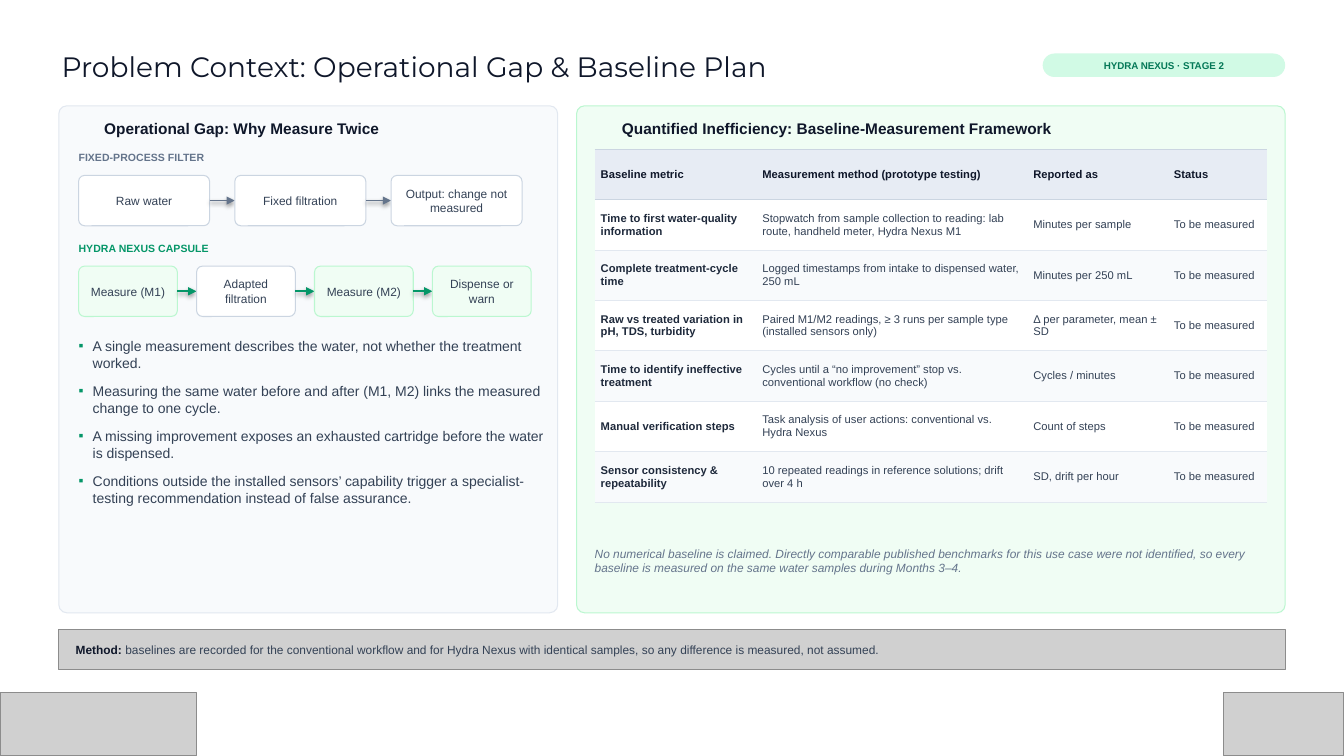
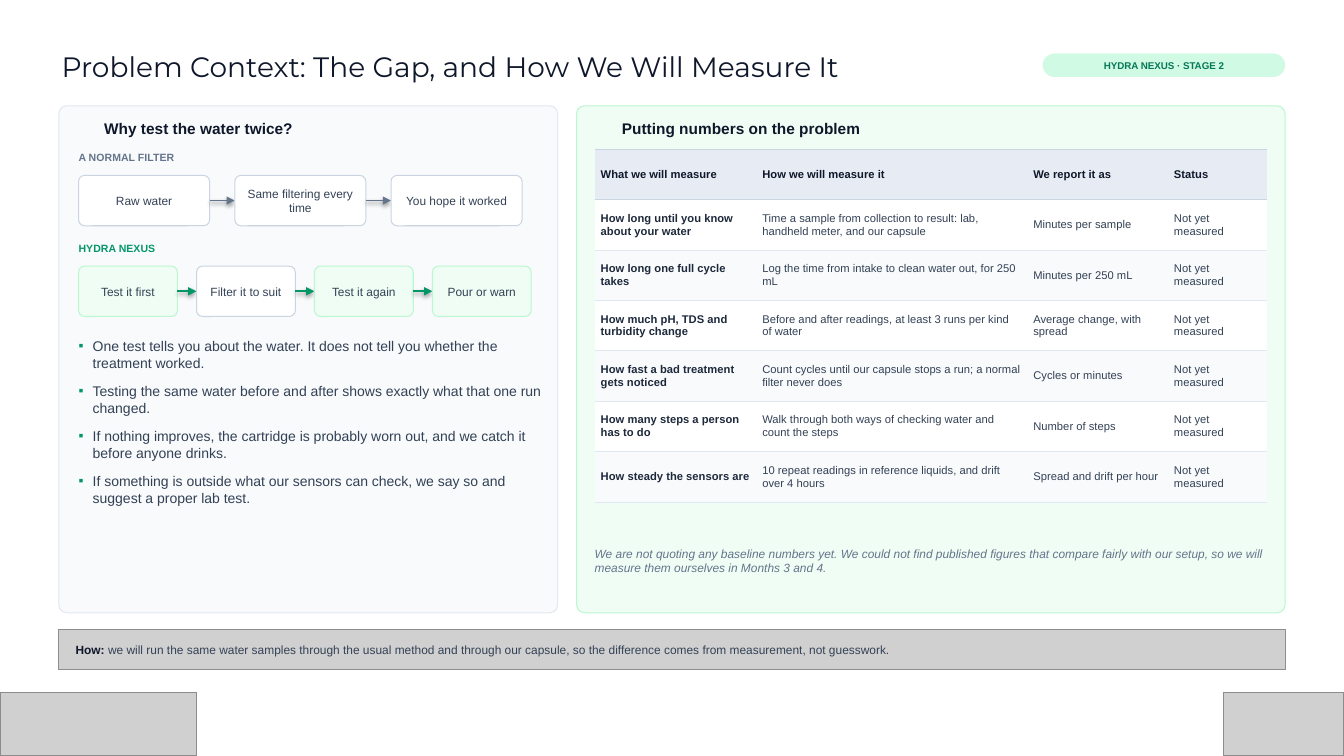
Before and after one commit to Abishekkishore-byte/hydra-nexus, a slide deck: slide 3 of docs/Hydra_Nexus_Vishwakarma_Stage2_Submission.pptx. Drawn at 1344x756 pixels with LibreOffice and Linux fonts; fonts in the diff are those of the drawing; grey boxes stand for pictures; background and template pictures are left out. Boxes give left, top, right and bottom in pixels: in the first picture for what was removed or moved away, otherwise in the second. Text is boxed around its words. In the diff, an @@ line names an element or a change of style, - is before the commit and + after.

```diff
--- a/docs/Hydra_Nexus_Vishwakarma_Stage2_Submission.pptx
+++ b/docs/Hydra_Nexus_Vishwakarma_Stage2_Submission.pptx
@@ title at <box>62,56,839,83</box>: text changed @@
-Problem Context: Operational Gap & Baseline Plan
+Problem Context: The Gap, and How We Will Measure It
@@ text at <box>104,123,293,137</box>: text changed @@
-Operational Gap: Why Measure Twice
+Why test the water twice?
@@ table at <box>595,149,1267,502</box> @@
-row 1: Baseline metric | Measurement method (prototype testing) | Reported as | Status
+row 1: What we will measure | How we will measure it | We report it as | Status
-row 2: Time to first water-quality information | Stopwatch from sample collection to reading: lab route, handheld meter, Hydra Nexus M1 | Minutes per sample | To be measured
+row 2: How long until you know about your water | Time a sample from collection to result: lab, handheld meter, and our capsule | Minutes per sample | Not yet measured
-row 3: Complete treatment-cycle time | Logged timestamps from intake to dispensed water, 250 mL | Minutes per 250 mL | To be measured
+row 3: How long one full cycle takes | Log the time from intake to clean water out, for 250 mL | Minutes per 250 mL | Not yet measured
-row 4: Raw vs treated variation in pH, TDS, turbidity | Paired M1/M2 readings, ≥ 3 runs per sample type (installed sensors only) | Δ per parameter, mean ± SD | To be measured
+row 4: How much pH, TDS and turbidity change | Before and after readings, at least 3 runs per kind of water | Average change, with spread | Not yet measured
-row 5: Time to identify ineffective treatment | Cycles until a “no improvement” stop vs. conventional workflow (no check) | Cycles / minutes | To be measured
+row 5: How fast a bad treatment gets noticed | Count cycles until our capsule stops a run; a normal filter never does | Cycles or minutes | Not yet measured
-row 6: Manual verification steps | Task analysis of user actions: conventional vs. Hydra Nexus | Count of steps | To be measured
+row 6: How many steps a person has to do | Walk through both ways of checking water and count the steps | Number of steps | Not yet measured
-row 7: Sensor consistency & repeatability | 10 repeated readings in reference solutions; drift over 4 h | SD, drift per hour | To be measured
+row 7: How steady the sensors are | 10 repeat readings in reference liquids, and drift over 4 hours | Spread and drift per hour | Not yet measured
@@ text at <box>622,123,860,137</box>: text changed @@
-Quantified Inefficiency: Baseline-Measurement Framework
+Putting numbers on the problem
@@ text at <box>79,154,174,161</box>: text changed @@
-FIXED-PROCESS FILTER
+A NORMAL FILTER
@@ text in rounded rectangle at <box>248,189,353,212</box>: text changed @@
-Fixed filtration
+Same filtering every time
@@ text in rounded rectangle at <box>406,196,507,208</box>: text changed @@
-Output: change not measured
+You hope it worked
@@ text at <box>79,244,155,252</box>: text changed @@
-HYDRA NEXUS CAPSULE
+HYDRA NEXUS
@@ text in rounded rectangle at <box>101,287,155,296</box>: text changed @@
-Measure (M1)
+Test it first
@@ text in rounded rectangle at <box>210,287,282,296</box>: text changed @@
-Adapted filtration
+Filter it to suit
@@ text in rounded rectangle at <box>332,287,395,298</box>: text changed @@
-Measure (M2)
+Test it again
@@ text in rounded rectangle at <box>448,288,516,296</box>: text changed @@
-Dispense or warn
+Pour or warn
@@ text at <box>93,341,541,506</box>: text changed @@
-▪ A single measurement describes the water, not whether the treatment worked.
-▪ Measuring the same water before and after (M1, M2) links the measured change to one cycle.
-▪ A missing improvement exposes an exhausted cartridge before the water is dispensed.
-▪ Conditions outside the installed sensors’ capability trigger a specialist-testing recommendation instead of false assurance.
+▪ One test tells you about the water. It does not tell you whether the treatment worked.
+▪ Testing the same water before and after shows exactly what that one run changed.
+▪ If nothing improves, the cartridge is probably worn out, and we catch it before anyone drinks.
+▪ If something is outside what our sensors can check, we say so and suggest a proper lab test.
@@ text at <box>595,549,1263,572</box>: text changed @@
-No numerical baseline is claimed. Directly comparable published benchmarks for this use case were not identified, so every baseline is measured on the same water samples during Months 3–4.
+We are not quoting any baseline numbers yet. We could not find published figures that compare fairly with our setup, so we will measure them ourselves in Months 3 and 4.
@@ text at <box>76,645,889,657</box>: text changed @@
-Method: baselines are recorded for the conventional workflow and for Hydra Nexus with identical samples, so any difference is measured, not assumed.
+How: we will run the same water samples through the usual method and through our capsule, so the difference comes from measurement, not guesswork.
```
Also in this commit, not shown: 18 other slides changed, 1 other file.
